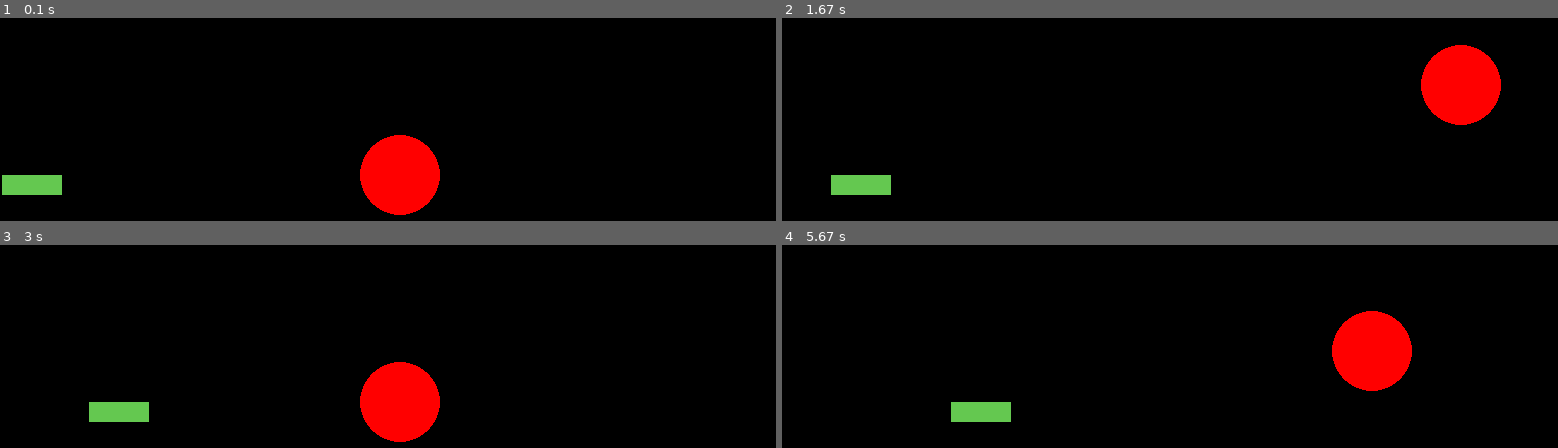
Above: before the commit, frames 1-4 (two rows, left to right).
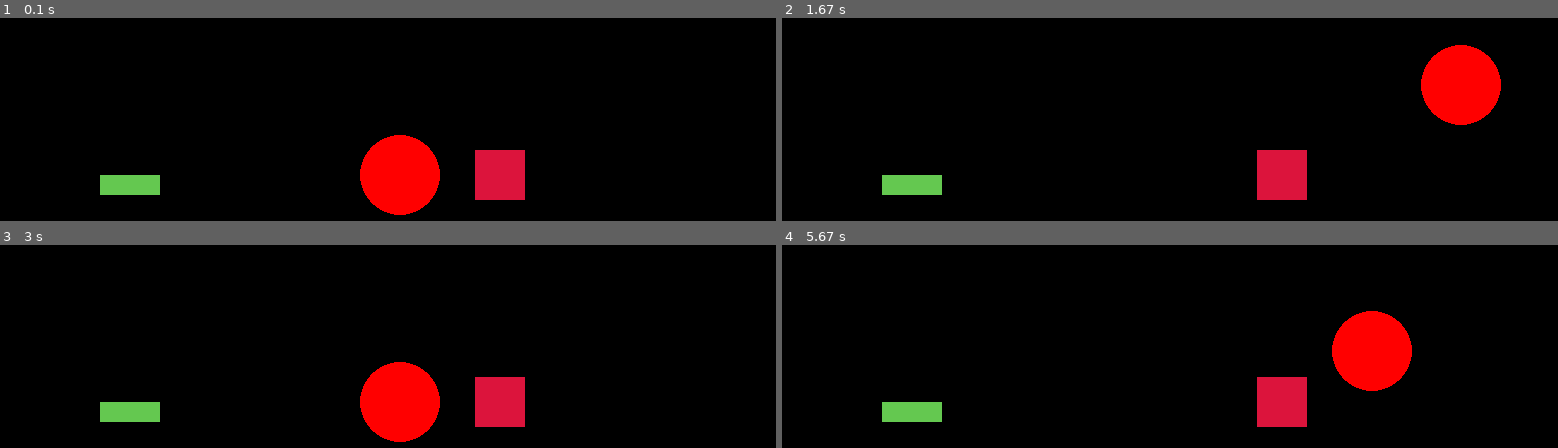
Above: after the commit, the same moments.

Repository: leanpavan/Pygame-Projeto
Game: pygame game, started from main.py
The game is run twice, just before and just after one commit, with the same random seed, the same clock (stepped at 60 frames per second) and the same inputs.
Inputs:
- Up to frame 1 (0.1 s): no input
- Up to frame 2 (1.67 s): hold D 0.33-0.8 s; hold W 0.83-1.13 s; hold D 1.17-1.63 s
- Up to frame 3 (3 s): hold A 1.67-2.2 s; hold S 2.23-2.53 s; hold A 2.57-2.97 s
- Up to frame 4 (5.67 s): hold W 3-3.37 s; hold D 3.4-4.03 s; hold S 4.07-4.43 s; hold A 4.47-4.93 s; hold D 4.97-5.43 s; hold W from 5.47 s (still down)

The runs differ from the first frame. In frame 1, 3.1% of the frame differs, in the area x 0-68%, y 65-90%; in frame 2, 2.9%; in frame 3, 1.9%; in frame 4, 3.1%.

Commit message:
spritess

Diff:
--- a/main.py
+++ b/main.py
@@ -4,29 +4,54 @@
 # Pygame setup
 pygame.init()
 
+# Screen
 WIDTH = 800
 HEIGHT = 600
 
 screen = pygame.display.set_mode((WIDTH,HEIGHT))
+pygame.display.set_caption("Cogumelos X Fungos")
+
+# Framerate
 clock = pygame.time.Clock()
+FPS = 30
 
 player_pos = pygame.Vector2(screen.get_width() / 2, screen.get_height() / 2)
 
-x = 0
+class Square(pygame.sprite.Sprite):
+    def __init__(self,col,x,y):
+        pygame.sprite.Sprite.__init__(self)
+        self.image = pygame.Surface((50,50))
+        self.image.fill(col)
+        self.rect = self.image.get_rect()
+        self.rect.center = (x,y)
+
+square = Square("crimson", 500,300)
+
+# Create sprite group for squares
+squares = pygame.sprite.Group()
+squares.add(square)
+
 
 # Main game loop
 running = True
 while running:
+    # Quit the game
     for event in pygame.event.get():
         if event.type == pygame.QUIT:
             running = False
 
+    # Clock
+    dt = clock.tick(FPS) / 1000
+    # Update background
     screen.fill('black')
+    # Update sprite group
+    squares.update()
+    # Draw sprite group
+    squares.draw(screen)
 
 
-    pygame.draw.rect(screen,(100,200,80),(x,300,60,20))
+    pygame.draw.rect(screen,(100,200,80),(100,300,60,20))
     pygame.draw.circle(screen, "red", player_pos, 40)
-    x += 1
 
     # Character Movement
     keys = pygame.key.get_pressed()
@@ -40,7 +65,8 @@
         player_pos.x += 300 * dt
 
     pygame.display.update()
-    dt = clock.tick(30) / 1000
+
+
 
 # Quit
 pygame.quit()
